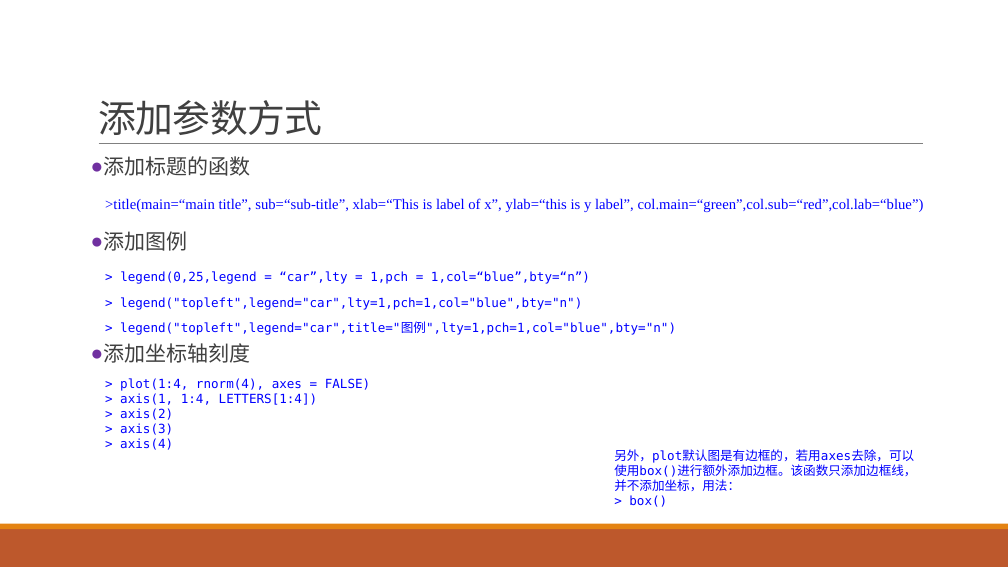
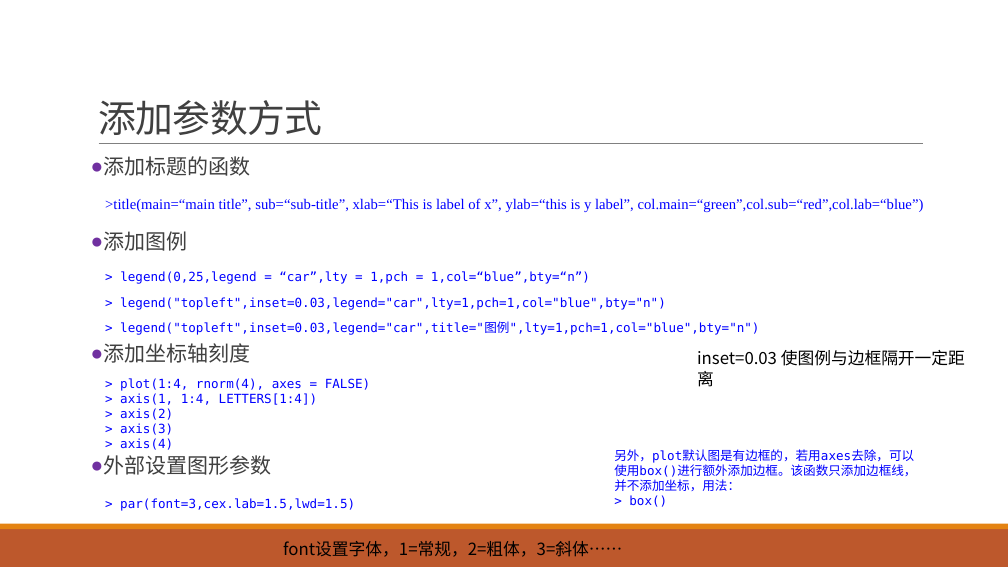
Before and after one commit to exoplanetX/DataAnalytics, a slide deck: slide 8 of 实验-5-数据可视化.pptx. Drawn at 1008x567 pixels with LibreOffice and Linux fonts; fonts in the diff are those of the drawing. Boxes give left, top, right and bottom in pixels: in the first picture for what was removed or moved away, otherwise in the second. Text is boxed around its words. In the diff, an @@ line names an element or a change of style, - is before the commit and + after.

```diff
--- a/实验-5-数据可视化.pptx
+++ b/实验-5-数据可视化.pptx
@@ rectangle "> legend("topleft",inset=0.03,legend="car",lty=1,pch=1,col=" ...": place and size @@
-rectangle "> legend("topleft",inset=0.03,legend="car",lty=1,pch=1,col=" ..." at (105, 295, 590, 310)
+rectangle "> legend("topleft",inset=0.03,legend="car",lty=1,pch=1,col=" ..." at (105, 295, 674, 310)
@@ text in rectangle at (120, 297, 666, 310): text changed @@
-> legend("topleft",legend="car",lty=1,pch=1,col="blue",bty="n")
+> legend("topleft",inset=0.03,legend="car",lty=1,pch=1,col="blue",bty="n")
@@ rectangle "> legend("topleft",inset=0.03,legend="car",title="图例",lty=1, ...": place and size @@
-rectangle "> legend("topleft",inset=0.03,legend="car",title="图例",lty=1, ..." at (105, 321, 684, 336)
+rectangle "> legend("topleft",inset=0.03,legend="car",title="图例",lty=1, ..." at (105, 321, 769, 336)
@@ text in rectangle at (120, 322, 759, 335): text changed @@
-> legend("topleft",legend="car",title="图例",lty=1,pch=1,col="blue",bty="n")
+> legend("topleft",inset=0.03,legend="car",title="图例",lty=1,pch=1,col="blue",bty="n")
@@ text added at (697, 350, 965, 387), 16 pt, text #000000 @@
+inset=0.03 使图例与边框隔开一定距离
@@ text at (103, 455, 271, 475): paragraph added @@
+● 外部设置图形参数
@@ text added at (120, 498, 355, 511), 12 pt, text #0000FF @@
+> par(font=3,cex.lab=1.5,lwd=1.5)
@@ text added at (283, 541, 622, 557), 16 pt, text #000000 @@
+font设置字体，1=常规，2=粗体，3=斜体……
```
Also in this commit, not shown: 5 other slides changed, 1 slide removed, 2 other files.
